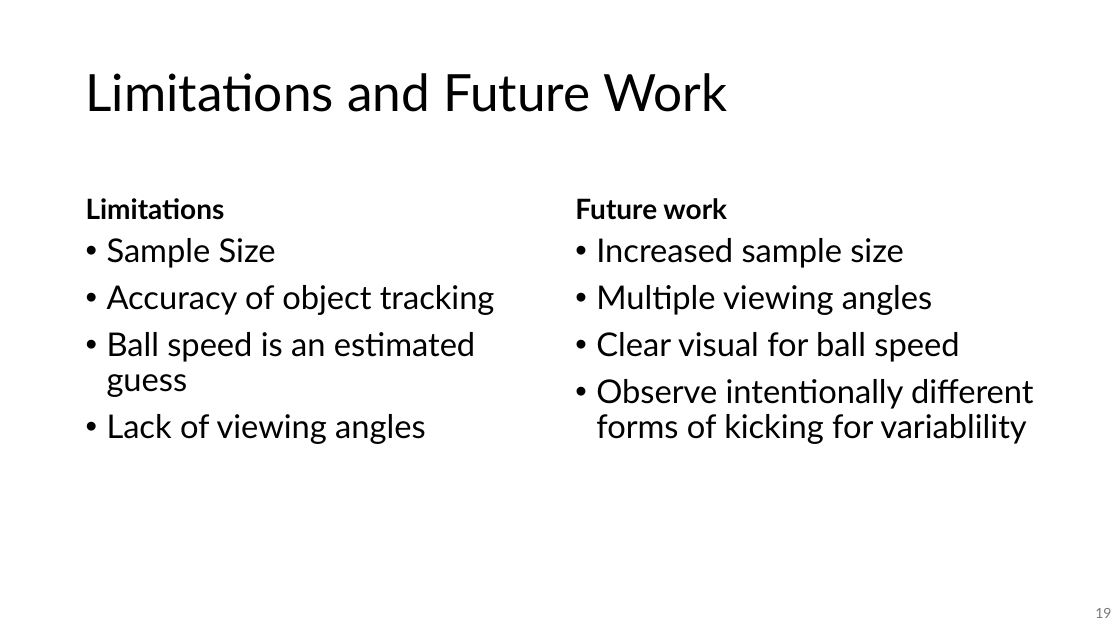
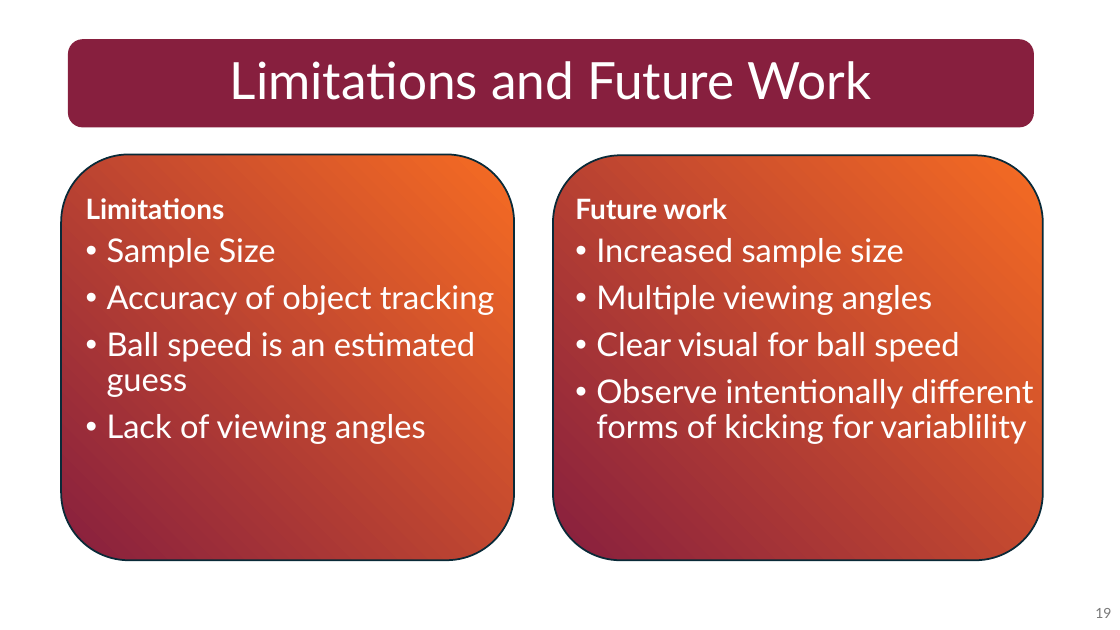
Before and after one commit to emmyregal/Soccer-Computer-Vision, a slide deck: slide 19 of Sport Presetation.pptx. Drawn at 1120x630 pixels with LibreOffice and Linux fonts; fonts in the diff are those of the drawing. Boxes give left, top, right and bottom in pixels: in the first picture for what was removed or moved away, otherwise in the second. Text is boxed around its words. In the diff, an @@ line names an element or a change of style, - is before the commit and + after.

```diff
--- a/Sport Presetation.pptx
+++ b/Sport Presetation.pptx
@@ rounded rectangle added at [68, 39, 1034, 128], fill #871F3E, 44 pt, text #FFFFFF @@
+Limitations and Future Work
@@ rounded rectangle added at [61, 155, 514, 560], fill gradient #871F3E to #F76D24, outline #092A39 1.5 pt @@
@@ rounded rectangle added at [553, 155, 1043, 560], fill gradient #871F3E to #F76D24, outline #092A39 1.5 pt @@
@@ text colour #000000 to #FFFFFF in 4 elements at [86, 198, 225, 219], [107, 238, 495, 444], [575, 198, 727, 220], [596, 238, 1034, 444] @@
```
Also in this commit, not shown: 8 other slides changed, 6 slides added, 6 slides removed.
